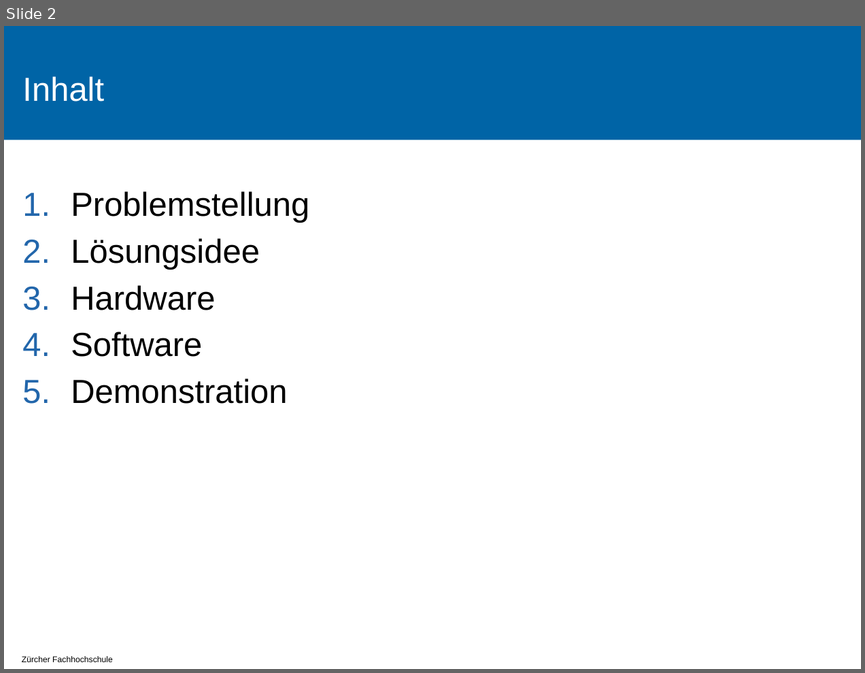
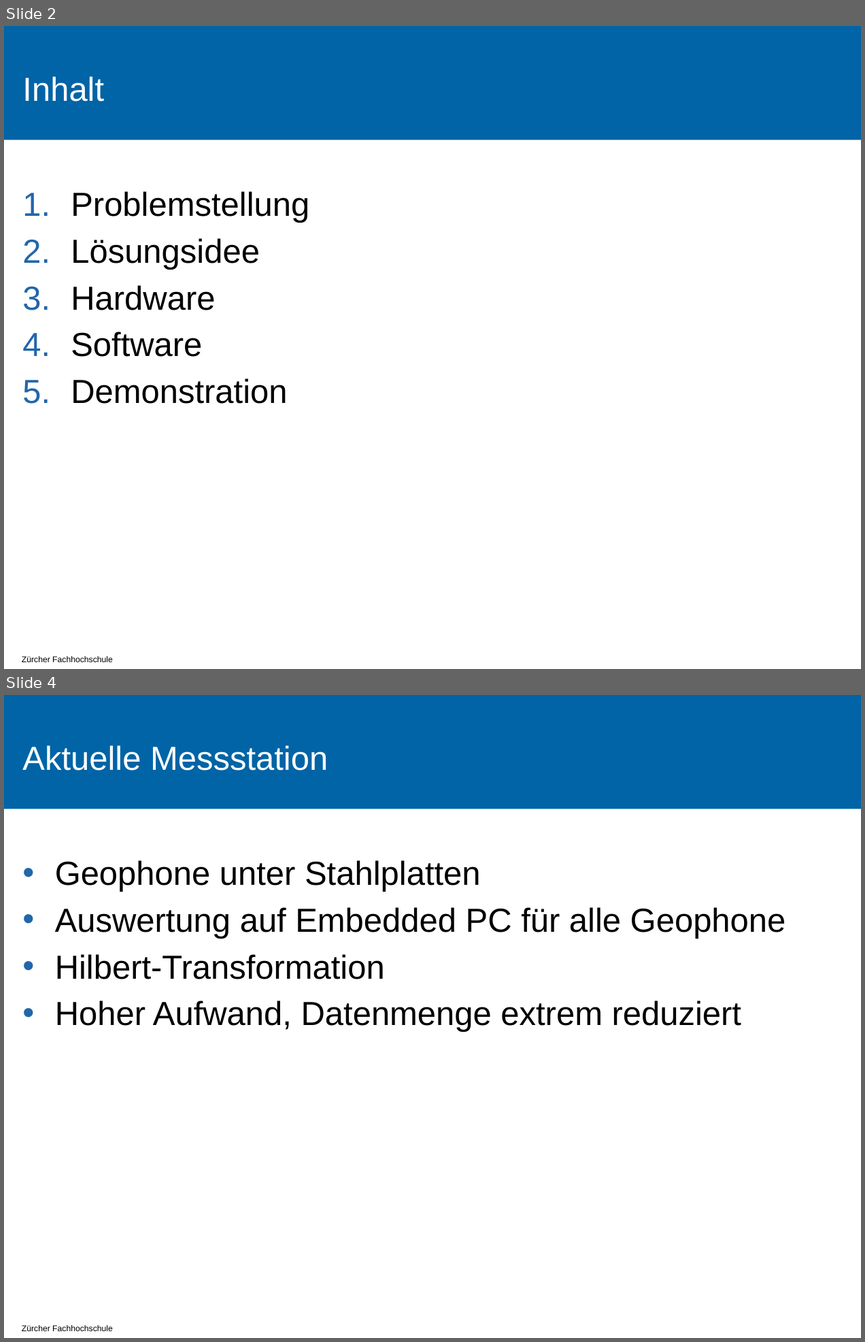
Before and after one commit to tokeller/WeKeBA, a slide deck: 9001_Praesentation/Praesentation.pptx. Shown one above the other, each under a label of ours: slide 2 before the commit, slides 2 and 4 after it; the slides between them are not shown. The pictures are 865x673 and 865x1342 pixels, drawn with LibreOffice and Linux fonts; fonts in the diff are those of the drawing; background and template pictures are left out. Boxes give left, top, right and bottom in pixels: in the first picture for what was removed or moved away, otherwise in the second. Text is boxed around its words. In the diff, an @@ line names an element or a change of style, - is before the commit and + after.

```diff
--- a/9001_Praesentation/Praesentation.pptx
+++ b/9001_Praesentation/Praesentation.pptx
@@ slide 4 added at box(4, 695, 861, 1338), background #FFFFFF; not listed: 2 template elements that a slide beside it also shows @@
@@ title added at box(22, 745, 328, 770), 28 pt, text #FFFFFF @@
+Aktuelle Messstation
@@ text added at box(55, 860, 786, 1032), 28 pt, text #000000 @@
+• Geophone unter Stahlplatten
+• Auswertung auf Embedded PC für alle Geophone
+• Hilbert-Transformation
+• Hoher Aufwand, Datenmenge extrem reduziert
```
Also in this commit, not shown: 2 slides changed, 12 other slides added, 2 slides removed, 3 other files.
